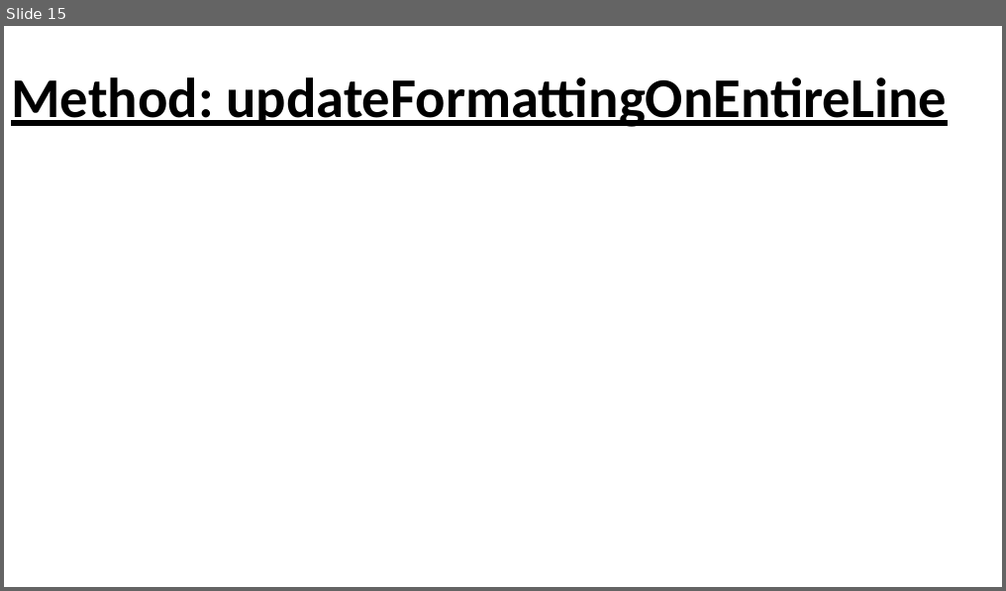
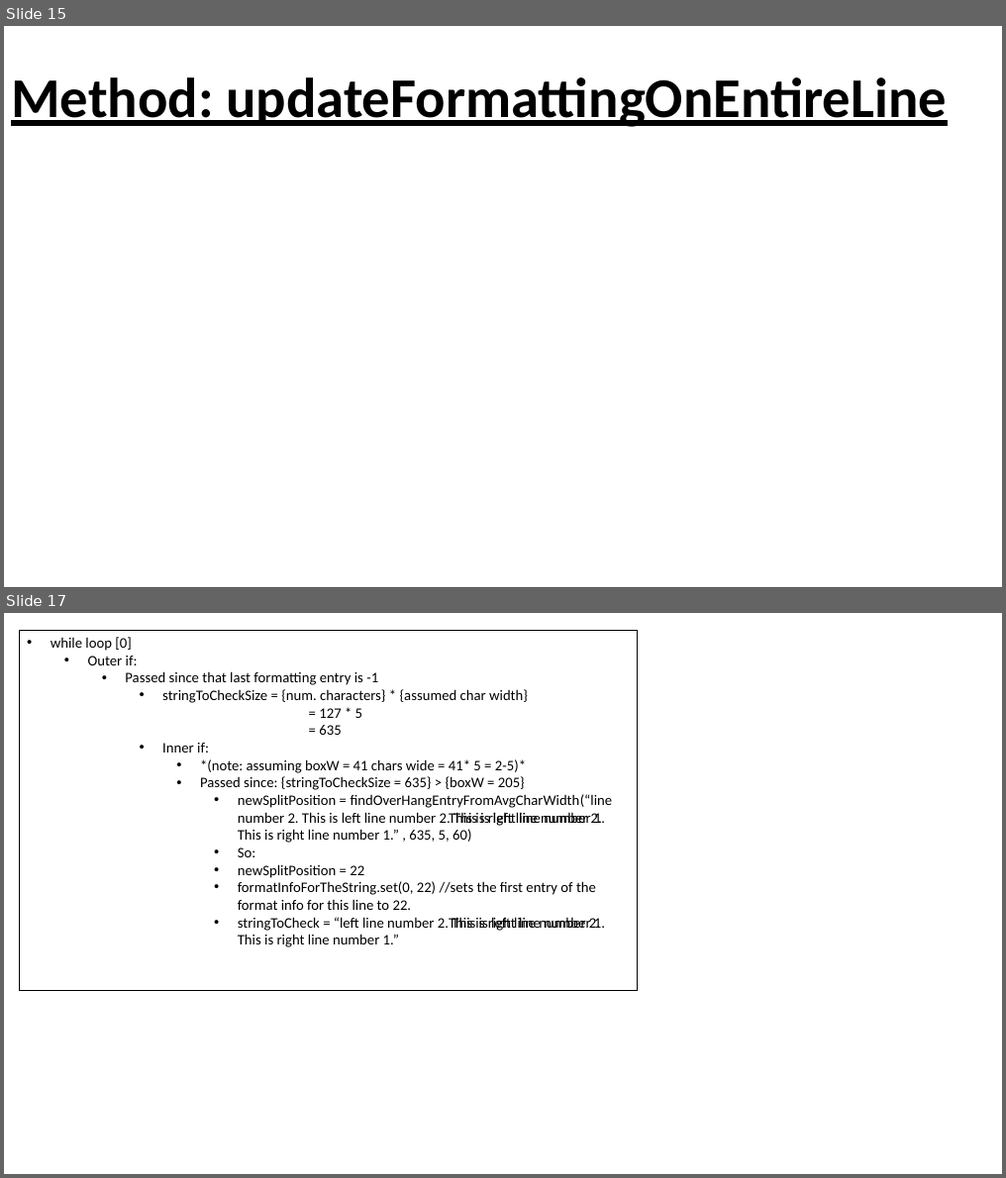
Before and after one commit to L-Holmes/PowerPoint-Quiz-Generator, a slide deck: textbox guide.pptx. Shown one above the other, each under a label of ours: slide 15 before the commit, slides 15 and 17 after it; the slides between them are not shown. The pictures are 1006x591 and 1006x1178 pixels, drawn with LibreOffice and Linux fonts; fonts in the diff are those of the drawing. Boxes give left, top, right and bottom in pixels: in the first picture for what was removed or moved away, otherwise in the second. Text is boxed around its words. In the diff, an @@ line names an element or a change of style, - is before the commit and + after.

Commit message:
checked the updateFormattingOnEntireLine method and modified it to account for the point where the left text meets the right text. Also created new method (findOverHangFromAvgCharWidth) to provide a more efficient method of finding the position of the overhang within the text

```diff
--- a/textbox guide.pptx
+++ b/textbox guide.pptx
@@ slide 17 added at bbox=[4, 613, 1002, 1174], background #FFFFFF @@
@@ rectangle added at bbox=[20, 630, 638, 990], outline #000000 0.75 pt, 14 pt, text #000000 @@
+• while loop [0]
+  • Outer if:
+    • Passed since that last formatting entry is -1
+      • stringToCheckSize = {num. characters} * {assumed char width}
+      = 127 * 5
+      = 635
+      • Inner if:
+        • *(note: assuming boxW = 41 chars wide = 41* 5 = 2-5)*
+        • Passed since: {stringToCheckSize = 635} > {boxW = 205}
+          • newSplitPosition = findOverHangEntryFromAvgCharWidth(“line number 2. This is left line number 2. This is left line number 2. This is right line number 1. This is right line number 1.” , 635, 5, 60)
+          • So:
+          • newSplitPosition = 22
+          • formatInfoForTheString.set(0, 22) //sets the first entry of the format info for this line to 22.
+          • stringToCheck = “left line number 2. This is left line number 2. This is right line number 1. This is right line number 1.”
```
Also in this commit, not shown: 2 slides changed, 5 other slides added, 1 other file.
